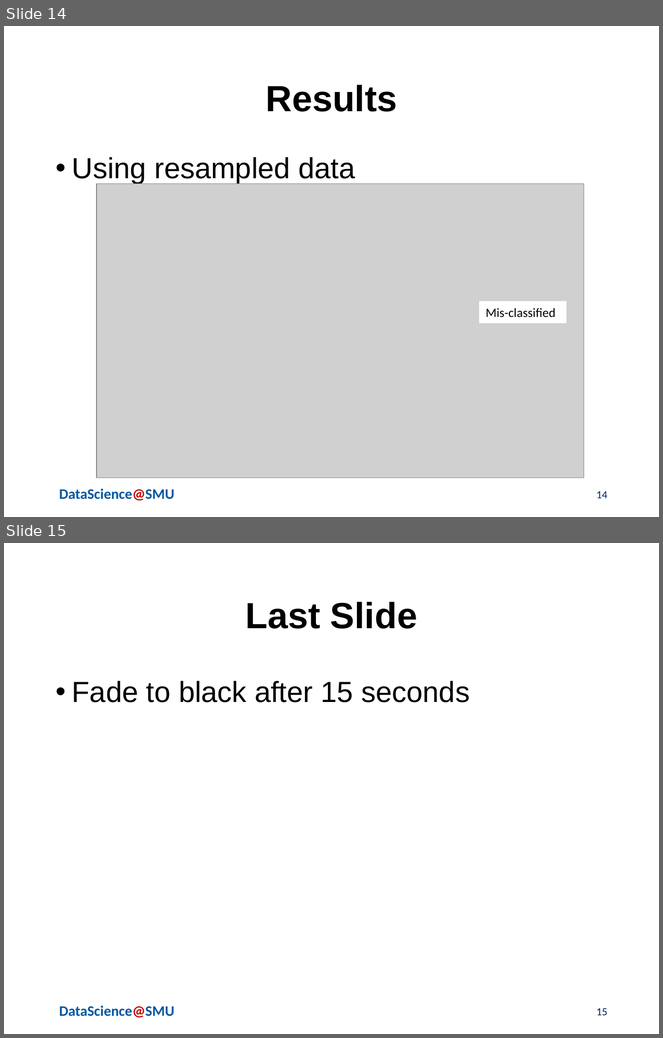
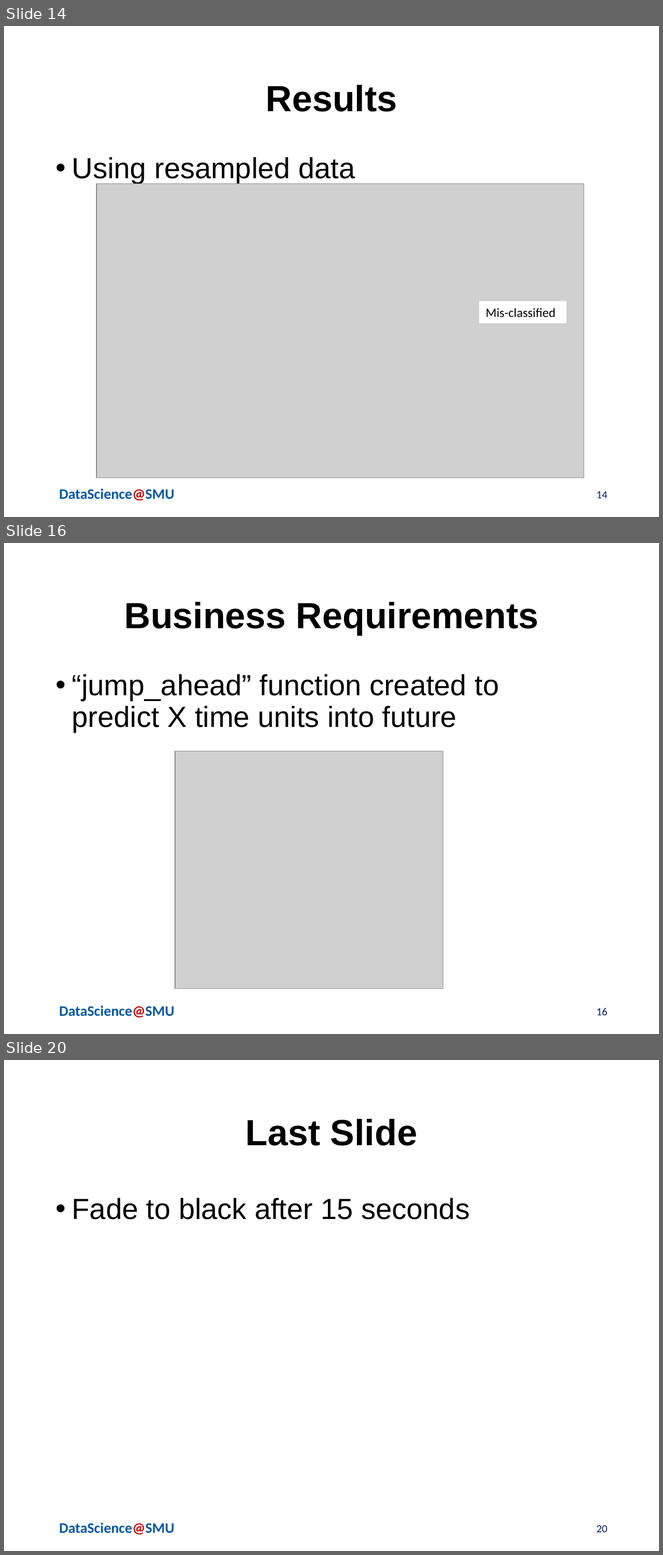
Before and after one commit to jvasquezDC/CapstoneA, a slide deck: LightningPresentation/Serna_Vasquez_Lightning_v1.pptx. Shown one above the other, each under a label of ours: slides 14 and 15 before the commit, slides 14, 16 and 20 after it; the slides between them are not shown. The pictures are 663x1038 and 663x1555 pixels, drawn with LibreOffice and Linux fonts; fonts in the diff are those of the drawing; grey boxes stand for pictures; background and template pictures are left out. Boxes give left, top, right and bottom in pixels: in the first picture for what was removed or moved away, otherwise in the second. Text is boxed around its words. In the diff, an @@ line names an element or a change of style, - is before the commit and + after.

```diff
--- a/LightningPresentation/Serna_Vasquez_Lightning_v1.pptx
+++ b/LightningPresentation/Serna_Vasquez_Lightning_v1.pptx
@@ slide 16 added at box(4, 543, 659, 1034), background #FFFFFF; not listed: 1 template element that a slide beside it also shows @@
@@ title added at box(125, 602, 539, 635), 40 pt, text #000000, bold @@
+Business Requirements
@@ text added at box(72, 674, 499, 733), 32 pt, text #000000 @@
+• “jump_ahead” function created to predict X time units into future
@@ picture added at box(175, 752, 443, 989) @@
@@ page number added at box(597, 1008, 608, 1016), 12 pt, text #002060 @@
+16
@@ what was slide 15 is now slide 20 @@
@@ page number at box(597, 1525, 608, 1533): text changed @@
-15
+20
```
Also in this commit, not shown: 4 other slides added.
